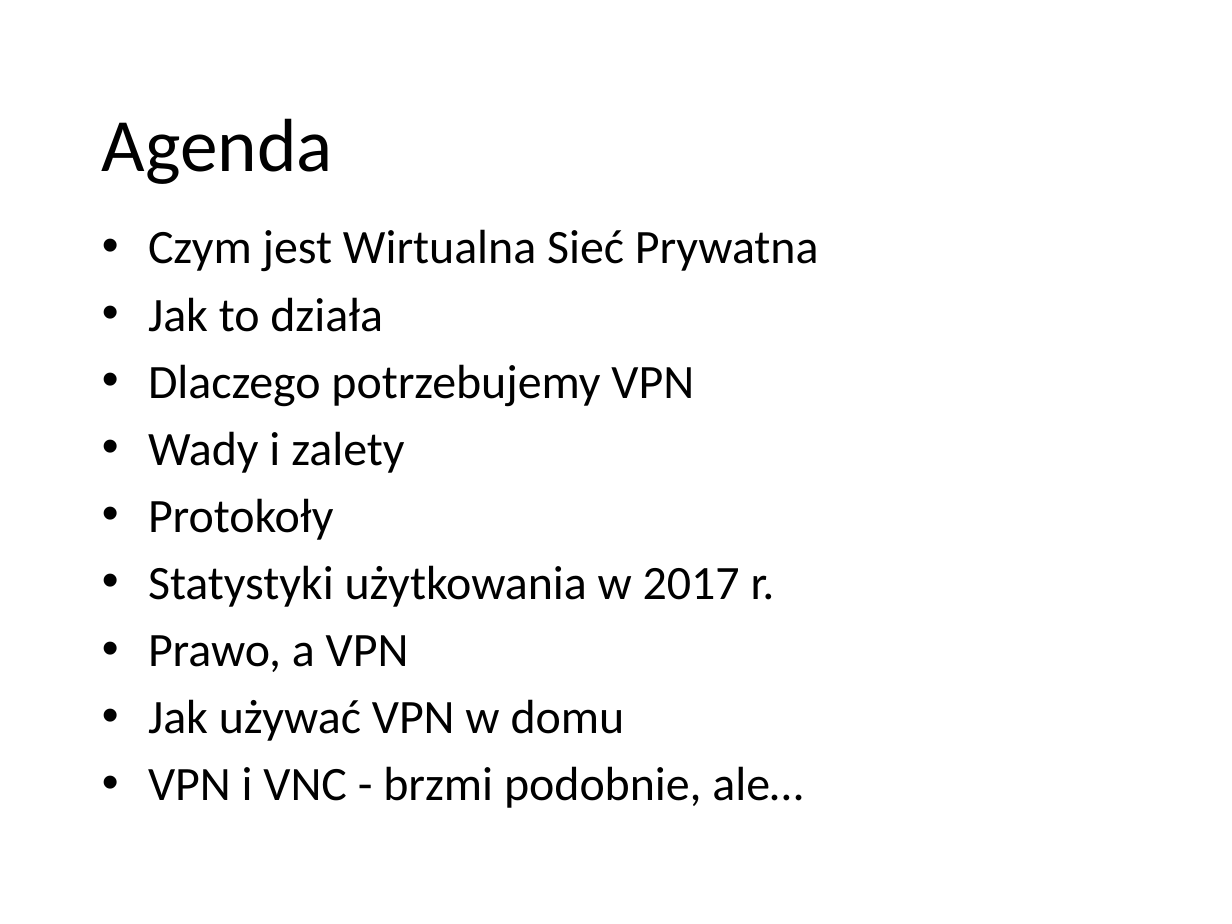
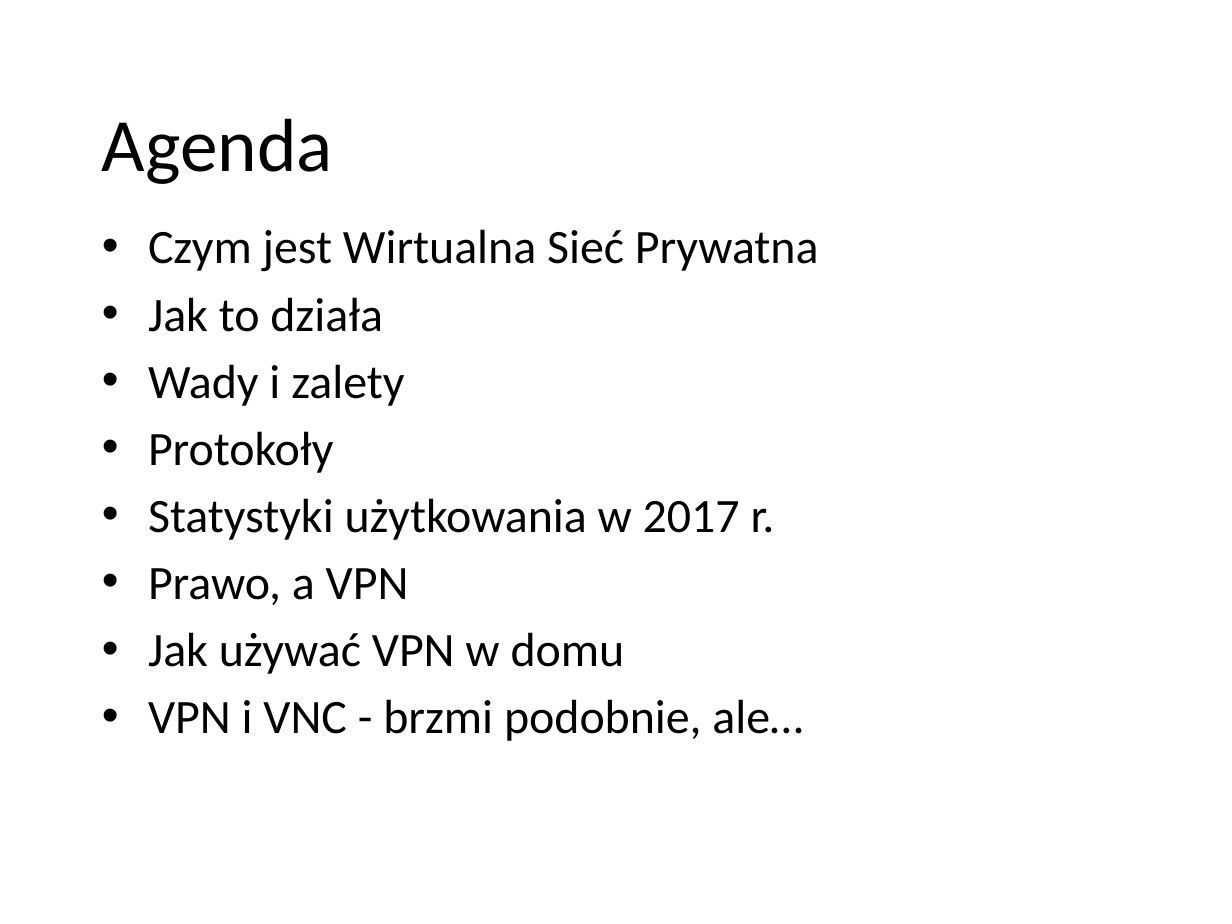
Before and after one commit to pwr227078/Reports, a slide deck: slide 2 of VPN/VPN.pptx. Drawn at 1232x924 pixels with LibreOffice and Linux fonts; fonts in the diff are those of the drawing; background and template pictures are left out. Boxes give left, top, right and bottom in pixels: in the first picture for what was removed or moved away, otherwise in the second. Text is boxed around its words. In the diff, an @@ line names an element or a change of style, - is before the commit and + after.

```diff
--- a/VPN/VPN.pptx
+++ b/VPN/VPN.pptx
@@ text at (x1=148, y1=364, x2=694, y2=407): paragraph removed @@
-• Dlaczego potrzebujemy VPN
```
Also in this commit, not shown: 2 other slides changed, 2 slides added, 1 other file.
